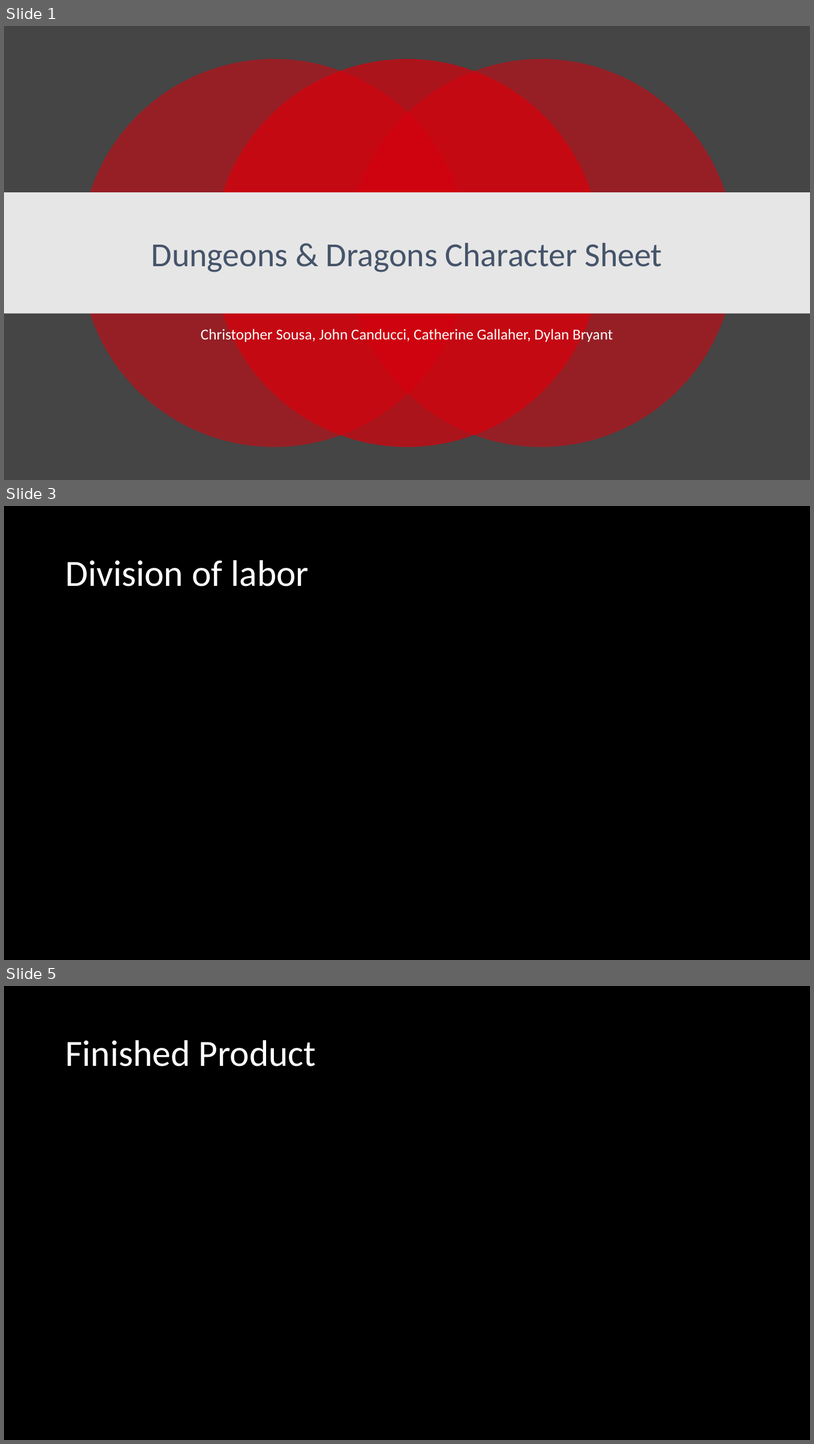
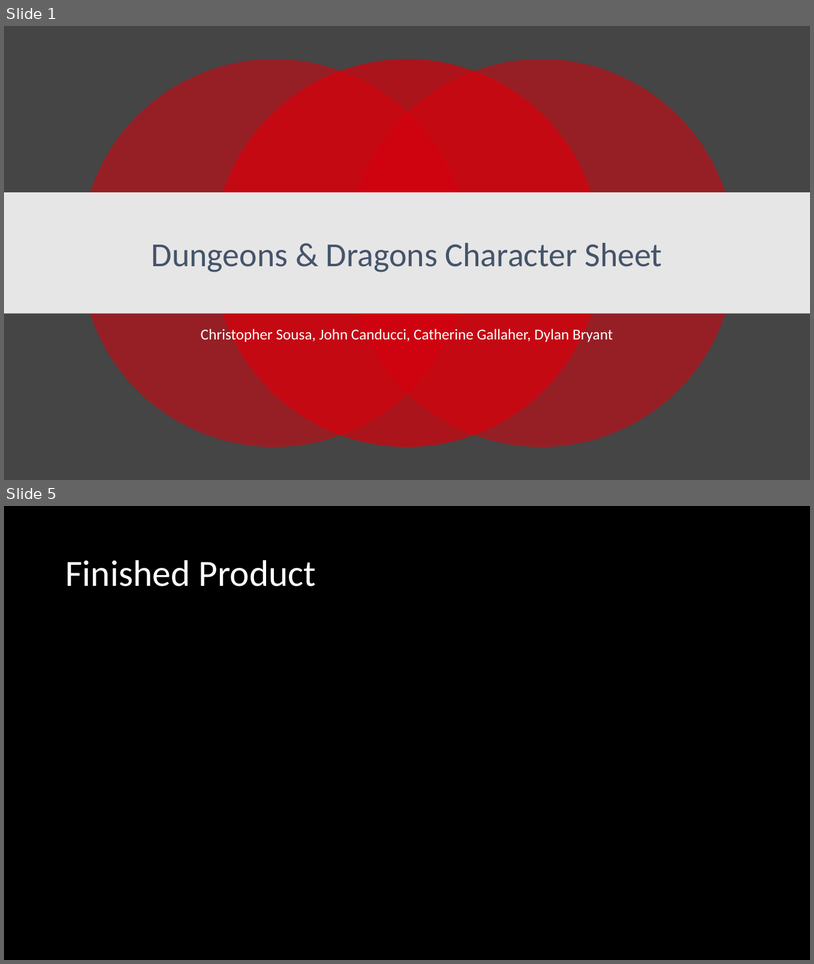
Before and after one commit to TTTriplicate/DnDCharGenerator, a slide deck: DnDPresentation.pptx. Shown one above the other, each under a label of ours: slides 1, 3 and 5 before the commit, slides 1 and 5 after it; the slides between them are not shown. The pictures are 814x1444 and 814x964 pixels, drawn with LibreOffice and Linux fonts; fonts in the diff are those of the drawing. Boxes give left, top, right and bottom in pixels: in the first picture for what was removed or moved away, otherwise in the second. Text is boxed around its words. In the diff, an @@ line names an element or a change of style, - is before the commit and + after.

```diff
--- a/DnDPresentation.pptx
+++ b/DnDPresentation.pptx
@@ slide 3 removed at bbox=[4, 506, 810, 960], background #000000 @@
@@ title removed at bbox=[65, 560, 309, 586] @@
-Division of labor
```
Also in this commit, not shown: 1 slide changed, 3 slides added, 3 other slides removed, 1 other file.
